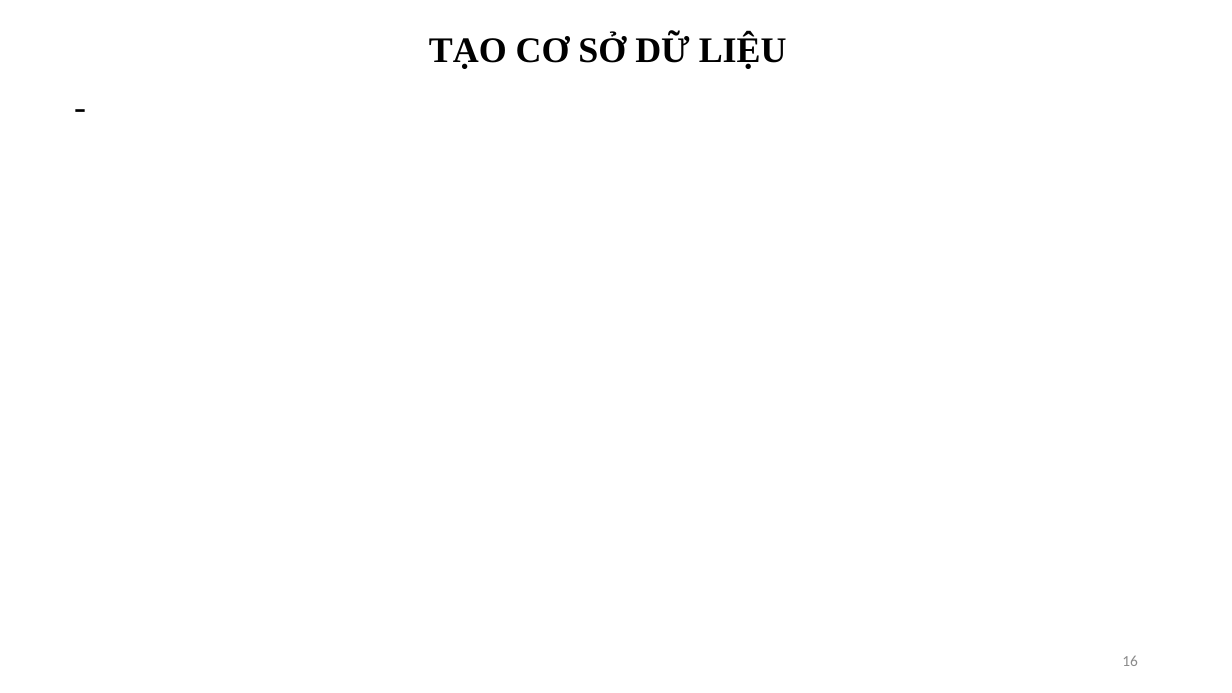
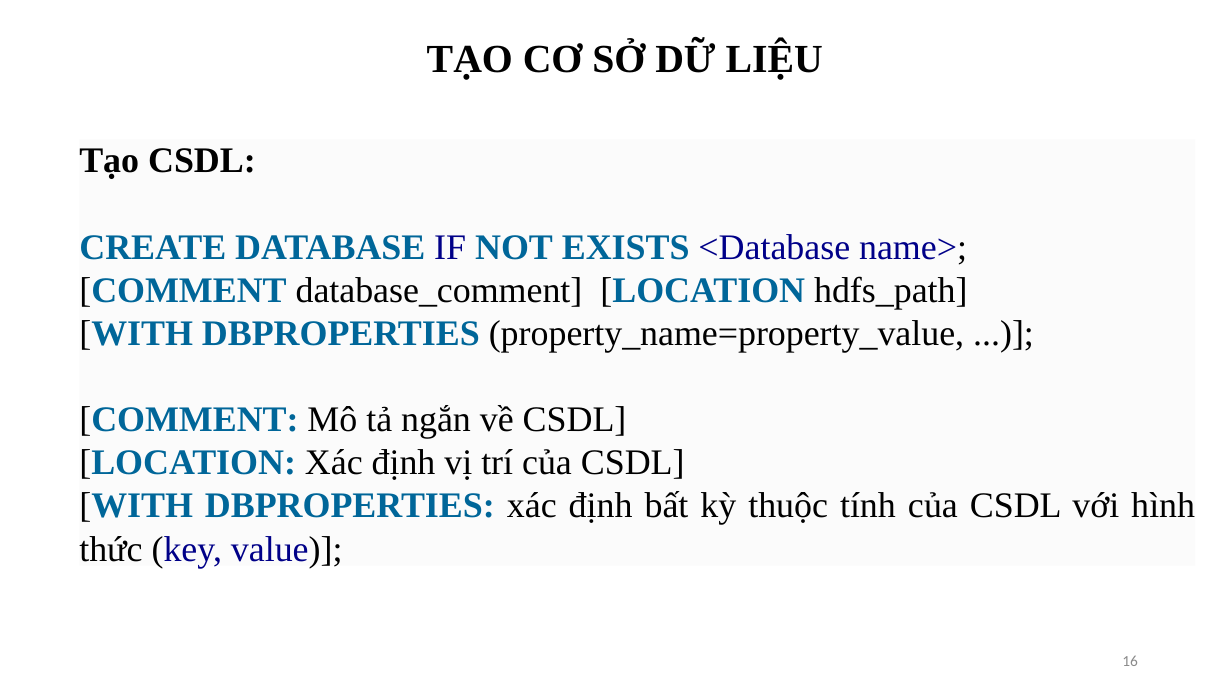
Before and after one commit to DiepMyDung/1212048_1212060_1212354_Seminar_Hive, a slide deck: slide 16 of Final.pptx. Drawn at 1232x693 pixels with LibreOffice and Linux fonts; fonts in the diff are those of the drawing. Boxes give left, top, right and bottom in pixels: in the first picture for what was removed or moved away, otherwise in the second. Text is boxed around its words. In the diff, an @@ line names an element or a change of style, - is before the commit and + after.

```diff
--- a/Final.pptx
+++ b/Final.pptx
@@ title "TẠO CƠ SỞ DỮ LIỆU" at <box>427,41,823,80</box>: size 28 to 31 pt; line spacing 1 to 0.9; vertical alignment top to middle @@
@@ text removed at <box>65,79,1192,132</box> @@
--
@@ text added at <box>79,148,1195,568</box>, 28 pt, text #000000 @@
+Tạo CSDL:
+CREATE DATABASE IF NOT EXISTS <Database name>;
+[COMMENT database_comment] [LOCATION hdfs_path]
+[WITH DBPROPERTIES (property_name=property_value, ...)];
+[COMMENT: Mô tả ngắn về CSDL]
+[LOCATION: Xác định vị trí của CSDL]
+[WITH DBPROPERTIES: xác định bất kỳ thuộc tính của CSDL với hình thức (key, value)];
```
Also in this commit, not shown: 2 other slides changed, 7 slides added.
